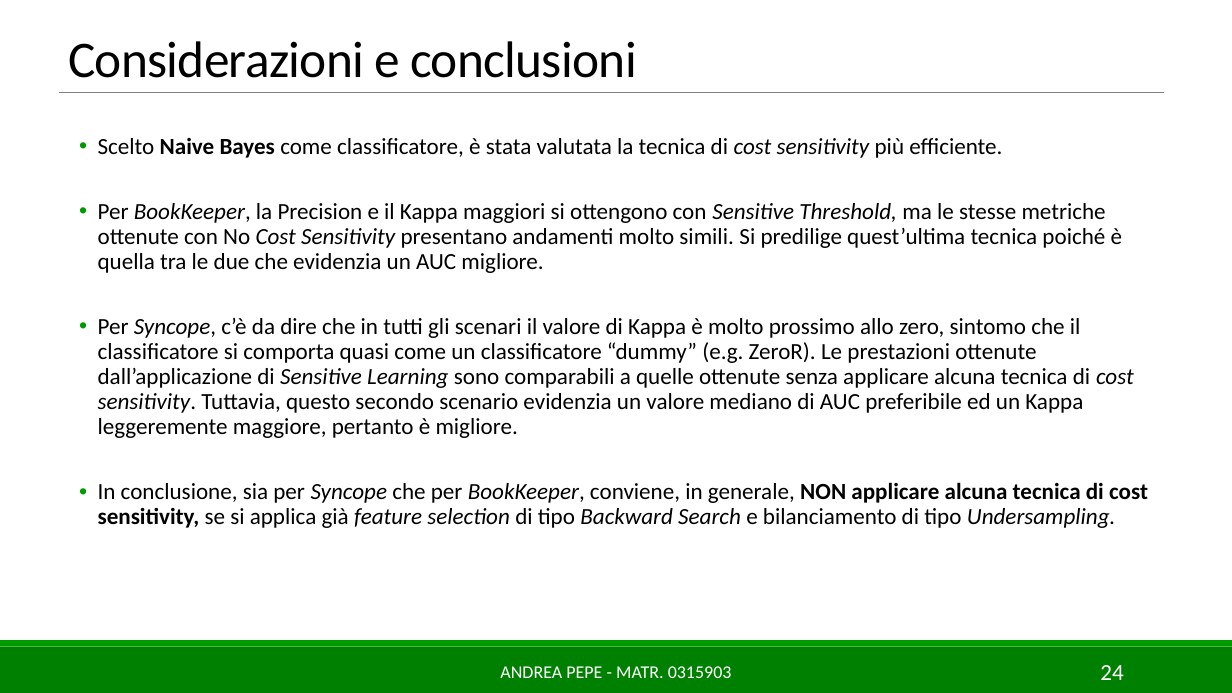
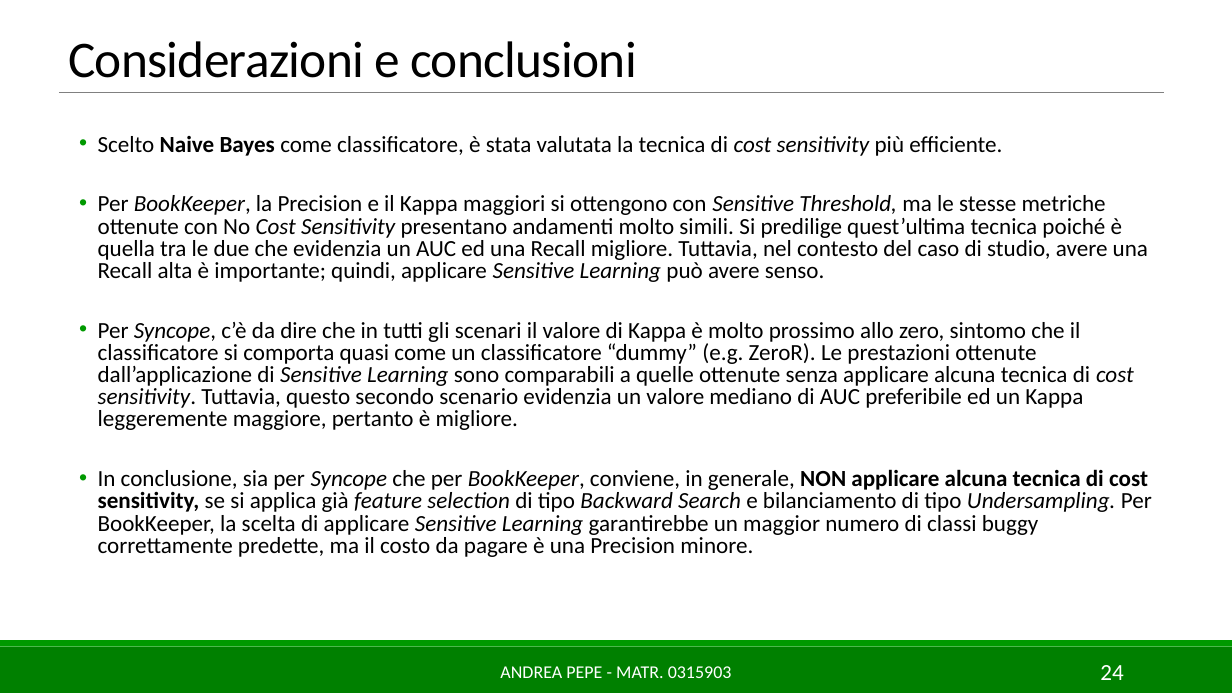
Before and after one commit to AndreaPepe/ISW2_Deliverables, a slide deck: slide 24 of ML/Slides/MLforSE_AndreaPepe_0315903.pptx. Drawn at 1232x693 pixels with LibreOffice and Linux fonts; fonts in the diff are those of the drawing. Boxes give left, top, right and bottom in pixels: in the first picture for what was removed or moved away, otherwise in the second. Text is boxed around its words. In the diff, an @@ line names an element or a change of style, - is before the commit and + after.

```diff
--- a/ML/Slides/MLforSE_AndreaPepe_0315903.pptx
+++ b/ML/Slides/MLforSE_AndreaPepe_0315903.pptx
@@ text at (98, 136, 1134, 430): line spacing 0.9 to 0.8 @@
@@ text at (98, 195, 1148, 282): text changed @@
-  • Per BookKeeper, la Precision e il Kappa maggiori si ottengono con Sensitive Threshold, ma le stesse metriche ottenute con No Cost Sensitivity presentano andamenti molto simili. Si predilige quest’ultima tecnica poiché è quella tra le due che evidenzia un AUC migliore.
+  • Per BookKeeper, la Precision e il Kappa maggiori si ottengono con Sensitive Threshold, ma le stesse metriche ottenute con No Cost Sensitivity presentano andamenti molto simili. Si predilige quest’ultima tecnica poiché è quella tra le due che evidenzia un AUC ed una Recall migliore. Tuttavia, nel contesto del caso di studio, avere una Recall alta è importante; quindi, applicare Sensitive Learning può avere senso.
@@ text at (98, 469, 1152, 557): text changed @@
-  • In conclusione, sia per Syncope che per BookKeeper, conviene, in generale, NON applicare alcuna tecnica di cost sensitivity, se si applica già feature selection di tipo Backward Search e bilanciamento di tipo Undersampling.
+  • In conclusione, sia per Syncope che per BookKeeper, conviene, in generale, NON applicare alcuna tecnica di cost sensitivity, se si applica già feature selection di tipo Backward Search e bilanciamento di tipo Undersampling. Per BookKeeper, la scelta di applicare Sensitive Learning garantirebbe un maggior numero di classi buggy correttamente predette, ma il costo da pagare è una Precision minore.
```
Also in this commit, not shown: 11 other slides changed, 1 other file.
